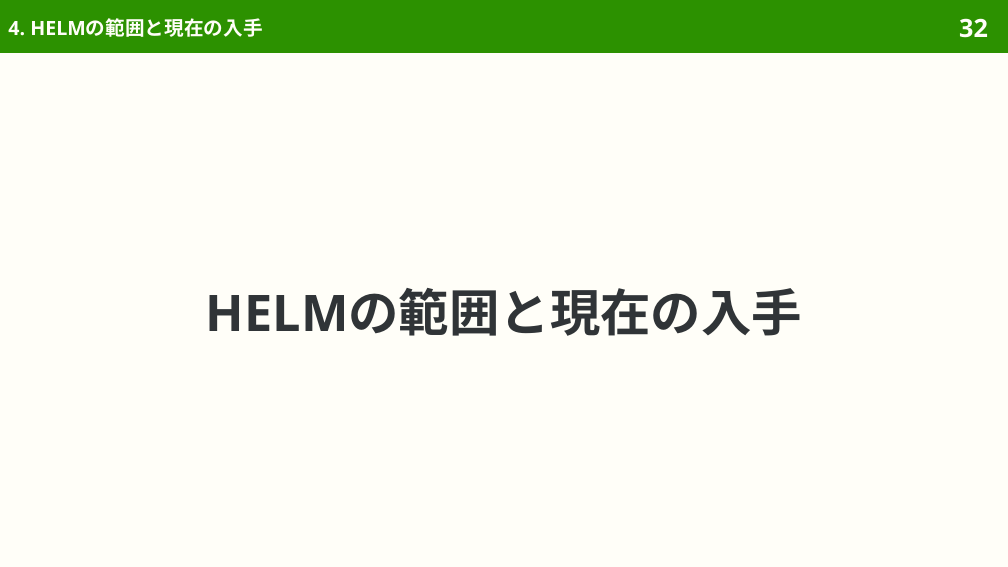
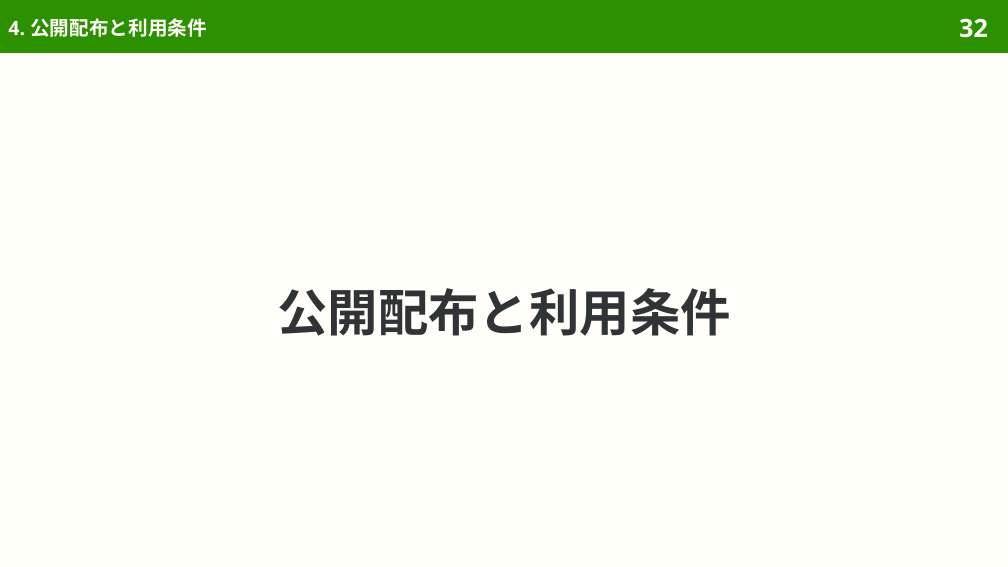
Before and after one commit to sasakiy84/datasets-in-10-minutes, a slide deck: slide 32 of slides/datasets-in-10-minutes-billsum.pptx. Drawn at 1008x567 pixels with LibreOffice and Linux fonts; fonts in the diff are those of the drawing. Boxes give left, top, right and bottom in pixels: in the first picture for what was removed or moved away, otherwise in the second. Text is boxed around its words. In the diff, an @@ line names an element or a change of style, - is before the commit and + after.

```diff
--- a/slides/datasets-in-10-minutes-billsum.pptx
+++ b/slides/datasets-in-10-minutes-billsum.pptx
@@ title at [8,18,207,37]: text changed @@
-4. HELMの範囲と現在の入手
+4. 公開配布と利用条件
@@ title at [277,288,731,336]: text changed @@
-HELMの範囲と現在の入手
+公開配布と利用条件
```
Also in this commit, not shown: 11 other slides changed, 5 slides removed, 48 other files.
